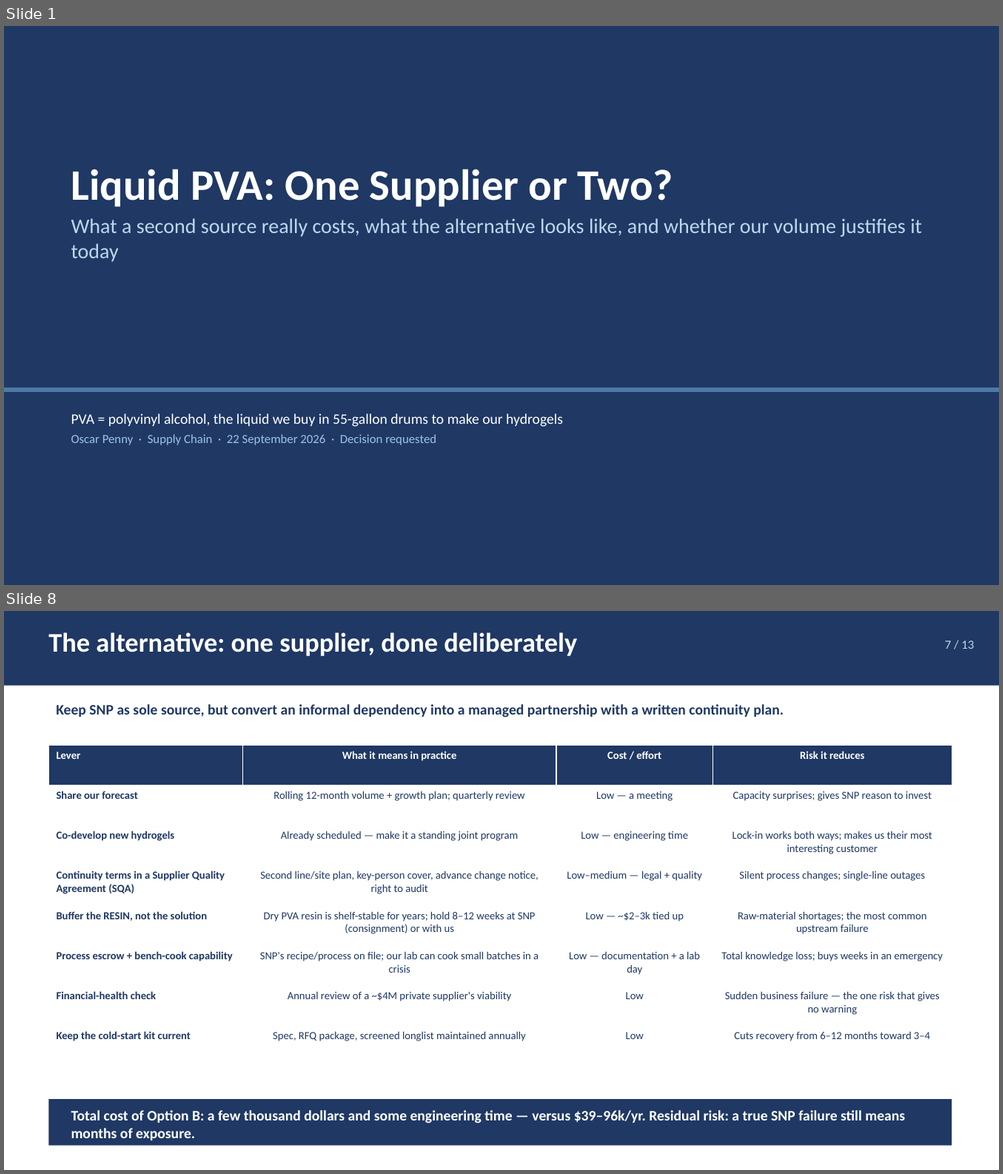
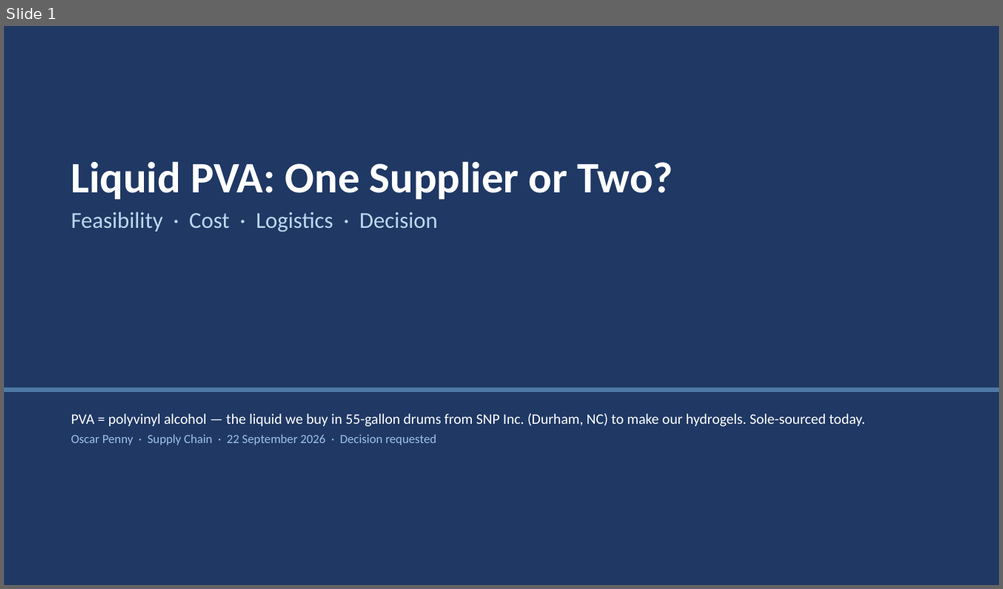
Before and after one commit to naviero1/Claude-Works, a slide deck: PVA second supplier initiative/PVA_Second_Supplier_Leadership_Deck.pptx. Shown one above the other, each under a label of ours: slides 1 and 8 before the commit, slide 1 after it; the slides between them are not shown. The pictures are 1003x1174 and 1003x589 pixels, drawn with LibreOffice and Linux fonts; fonts in the diff are those of the drawing. Boxes give left, top, right and bottom in pixels: in the first picture for what was removed or moved away, otherwise in the second. Text is boxed around its words. In the diff, an @@ line names an element or a change of style, - is before the commit and + after.

```diff
--- a/PVA second supplier initiative/PVA_Second_Supplier_Leadership_Deck.pptx
+++ b/PVA second supplier initiative/PVA_Second_Supplier_Leadership_Deck.pptx
@@ slide 8 removed at (x1=4, y1=611, x2=999, y2=1170), background #FFFFFF @@
@@ rectangle removed at (x1=4, y1=611, x2=999, y2=686) @@
@@ text removed at (x1=48, y1=632, x2=577, y2=656) @@
-The alternative: one supplier, done deliberately
@@ text removed at (x1=945, y1=641, x2=973, y2=649) @@
-7 / 13
@@ text removed at (x1=56, y1=704, x2=783, y2=718) @@
-Keep SNP as sole source, but convert an informal dependency into a managed partnership with a written continuity plan.
@@ table removed at (x1=48, y1=745, x2=951, y2=1066), 8 rows, 4 columns @@
-Lever | What it means in practice | Cost / effort | Risk it reduces
-Share our forecast | Rolling 12-month volume + growth plan; quarterly review | Low — a meeting | Capacity surprises; gives SNP reason to invest
-Co-develop new hydrogels | Already scheduled — make it a standing joint program | Low — engineering time | Lock-in works both ways; makes us their most interesting customer
-Continuity terms in a Supplier Quality Agreement (SQA) | Second line/site plan, key-person cover, advance change notice, right to audit | Low–medium — legal + quality | Silent process changes; single-line outages
-Buffer the RESIN, not the solution | Dry PVA resin is shelf-stable for years; hold 8–12 weeks at SNP (consignment) or with us | Low — ~$2–3k tied up | Raw-material shortages; the most common upstream failure
-Process escrow + bench-cook capability | SNP's recipe/process on file; our lab can cook small batches in a crisis | Low — documentation + a lab day | Total knowledge loss; buys weeks in an emergency
-Financial-health check | Annual review of a ~$4M private supplier's viability | Low | Sudden business failure — the one risk that gives no warning
-Keep the cold-start kit current | Spec, RFQ package, screened longlist maintained annually | Low | Cuts recovery from 6–12 months toward 3–4
@@ rectangle removed at (x1=48, y1=1099, x2=951, y2=1146) @@
@@ text removed at (x1=71, y1=1111, x2=905, y2=1141) @@
-Total cost of Option B: a few thousand dollars and some engineering time — versus $39–96k/yr. Residual risk: a true SNP failure still means months of exposure.
@@ slide 1 changed as well @@
@@ text "Liquid PVA: One Supplier or ..." moved from (x1=71, y1=169, x2=922, y2=262) to (x1=71, y1=161, x2=674, y2=232) @@
@@ text at (x1=71, y1=212, x2=438, y2=232): text changed; size 20 to 22 pt @@
-What a second source really costs, what the alternative looks like, and whether our volume justifies it today
+Feasibility · Cost · Logistics · Decision
@@ text at (x1=71, y1=414, x2=865, y2=427): text changed @@
-PVA = polyvinyl alcohol, the liquid we buy in 55-gallon drums to make our hydrogels
+PVA = polyvinyl alcohol — the liquid we buy in 55-gallon drums from SNP Inc. (Durham, NC) to make our hydrogels. Sole-sourced today.
```
Also in this commit, not shown: 1 other slide changed, 7 slides added, 12 other slides removed, 6 other files.
